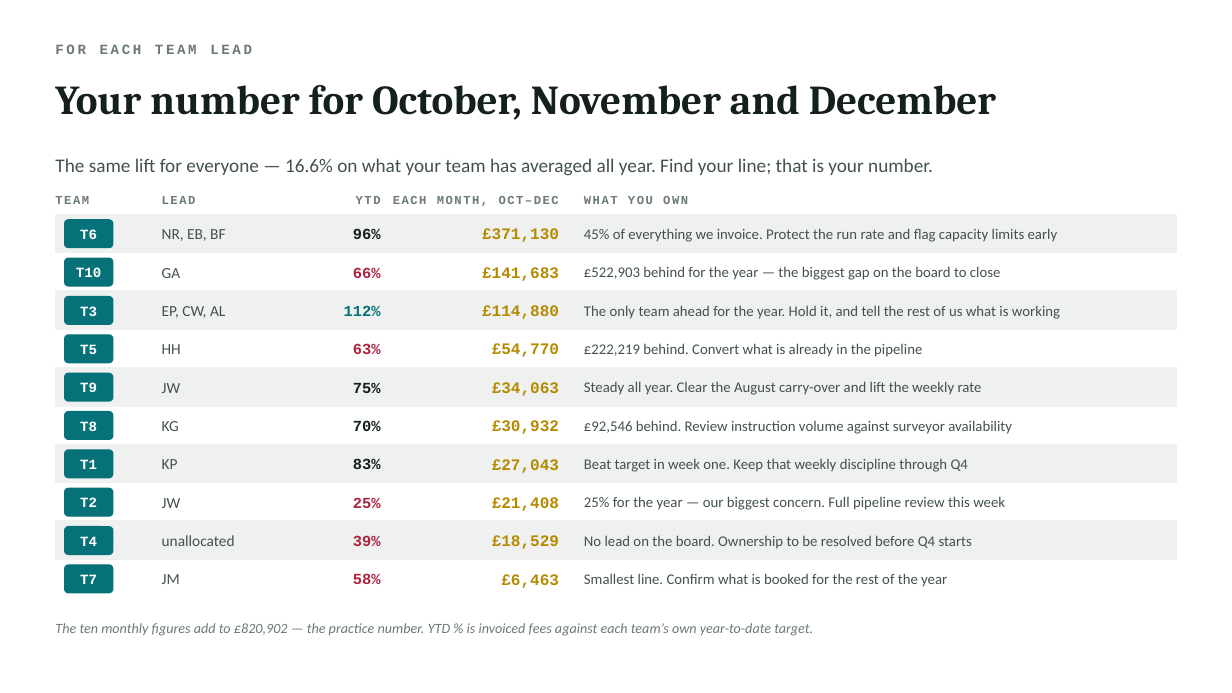
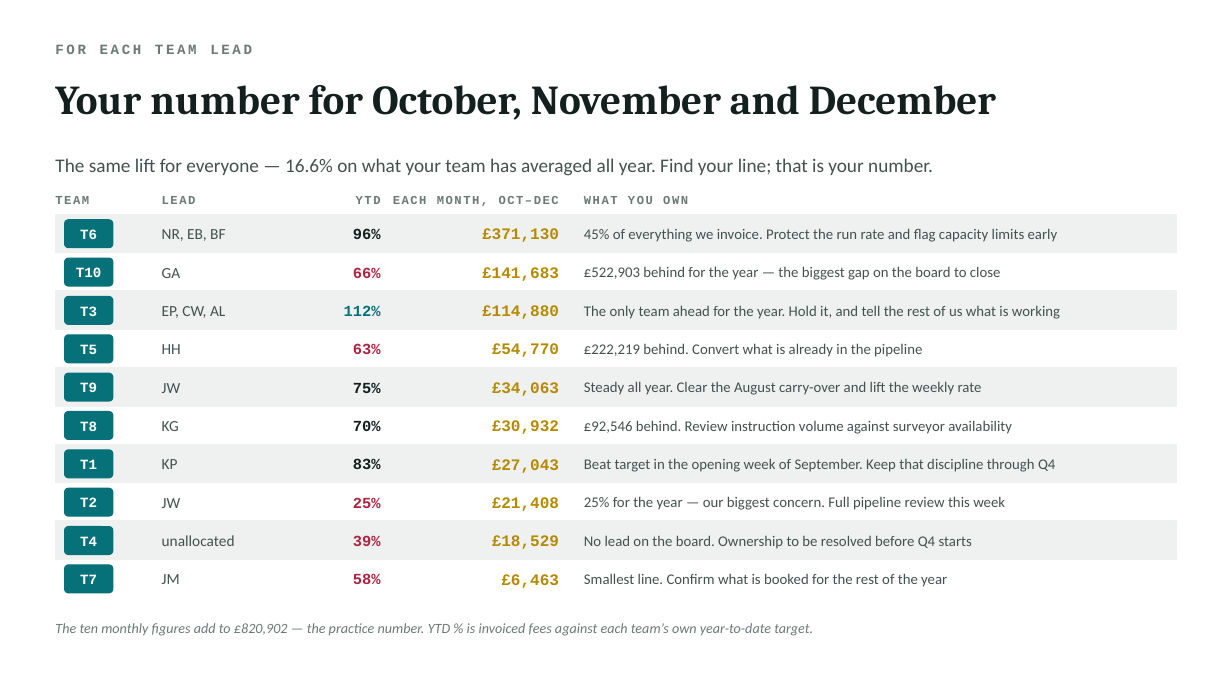
Before and after one commit to compcert-glitch/outlook-mcp, a slide deck: slide 8 of reports/ytd-road-to-9m.pptx. Drawn at 1232x693 pixels with LibreOffice and Linux fonts; fonts in the diff are those of the drawing. Boxes give left, top, right and bottom in pixels: in the first picture for what was removed or moved away, otherwise in the second. Text is boxed around its words. In the diff, an @@ line names an element or a change of style, - is before the commit and + after.

```diff
--- a/reports/ytd-road-to-9m.pptx
+++ b/reports/ytd-road-to-9m.pptx
@@ text at (x1=584, y1=458, x2=1055, y2=472): text changed @@
-Beat target in week one. Keep that weekly discipline through Q4
+Beat target in the opening week of September. Keep that discipline through Q4
```
Also in this commit, not shown: 1 other slide changed, 3 other files.
